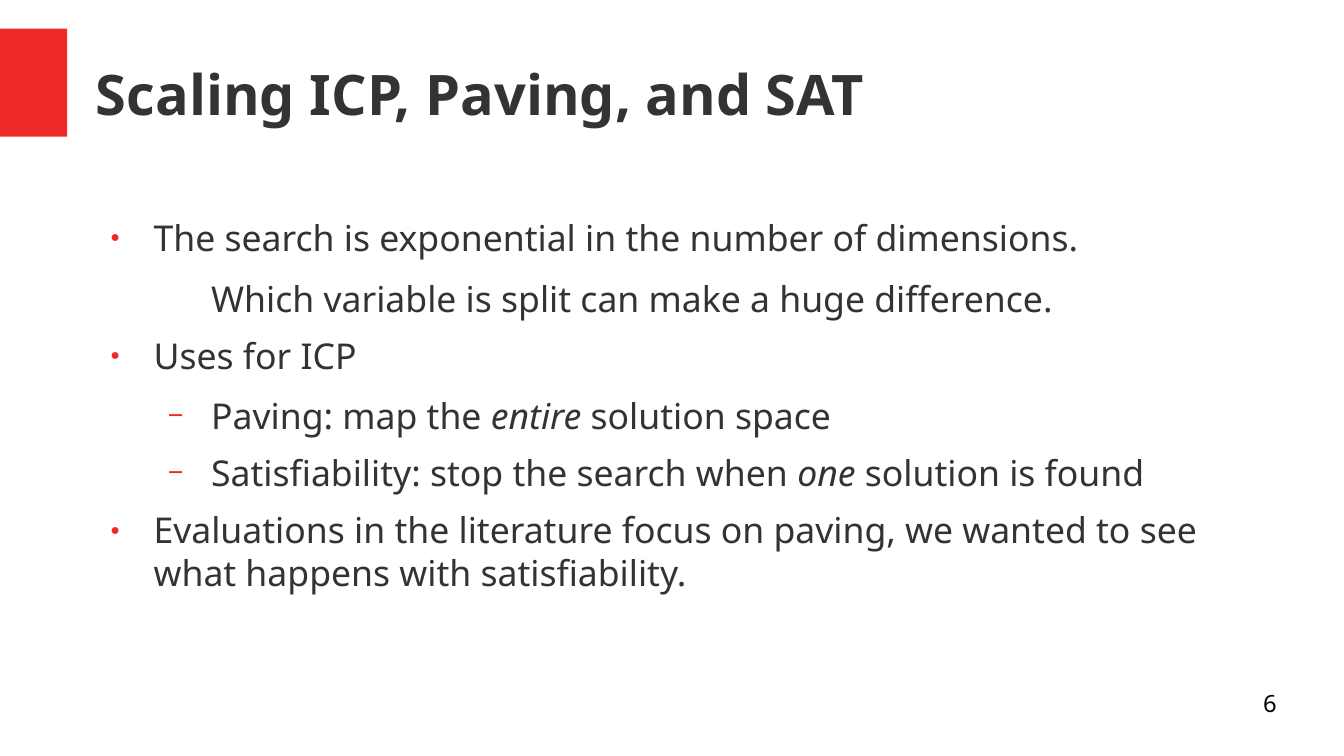
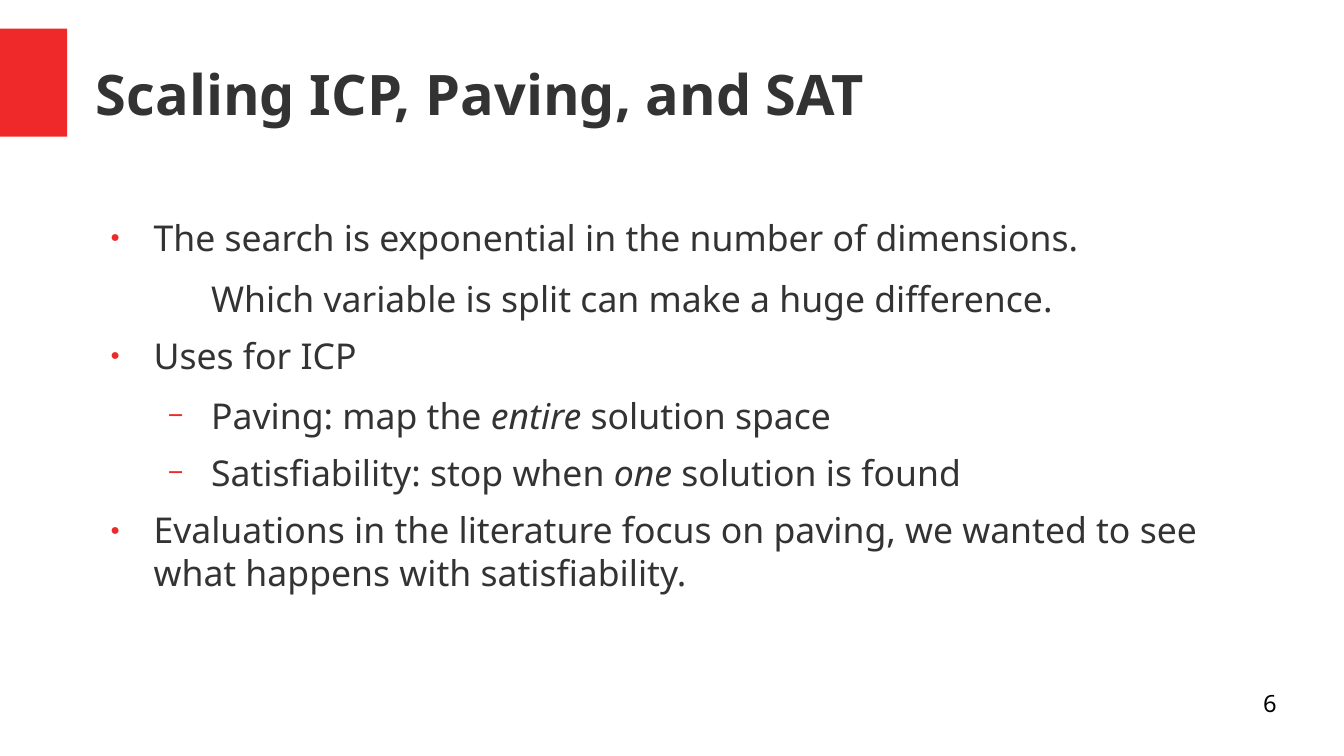
Before and after one commit to dzufferey/presentations, a slide deck: slide 6 of 2019_07_13_NSV/nsv.odp. Drawn at 1344x756 pixels with LibreOffice and Linux fonts; fonts in the diff are those of the drawing. Boxes give left, top, right and bottom in pixels: in the first picture for what was removed or moved away, otherwise in the second. Text is boxed around its words. In the diff, an @@ line names an element or a change of style, - is before the commit and + after.

```diff
--- a/2019_07_13_NSV/nsv.odp
+++ b/2019_07_13_NSV/nsv.odp
@@ text at <box>211,459,961,495</box>: text changed @@
-  − Satisfiability: stop the search when one solution is found
+  − Satisfiability: stop when one solution is found
```
Also in this commit, not shown: 3 other slides changed, 34 other files.
